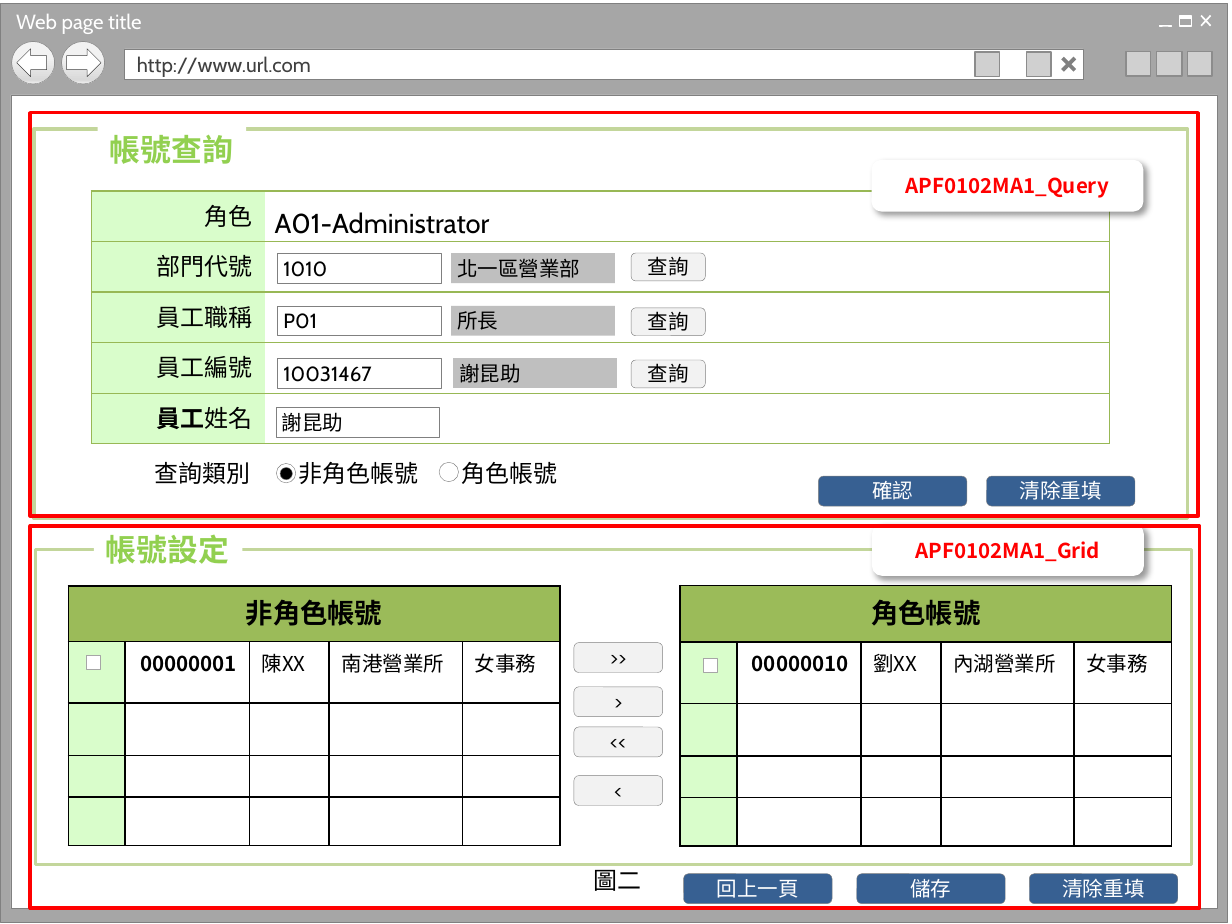
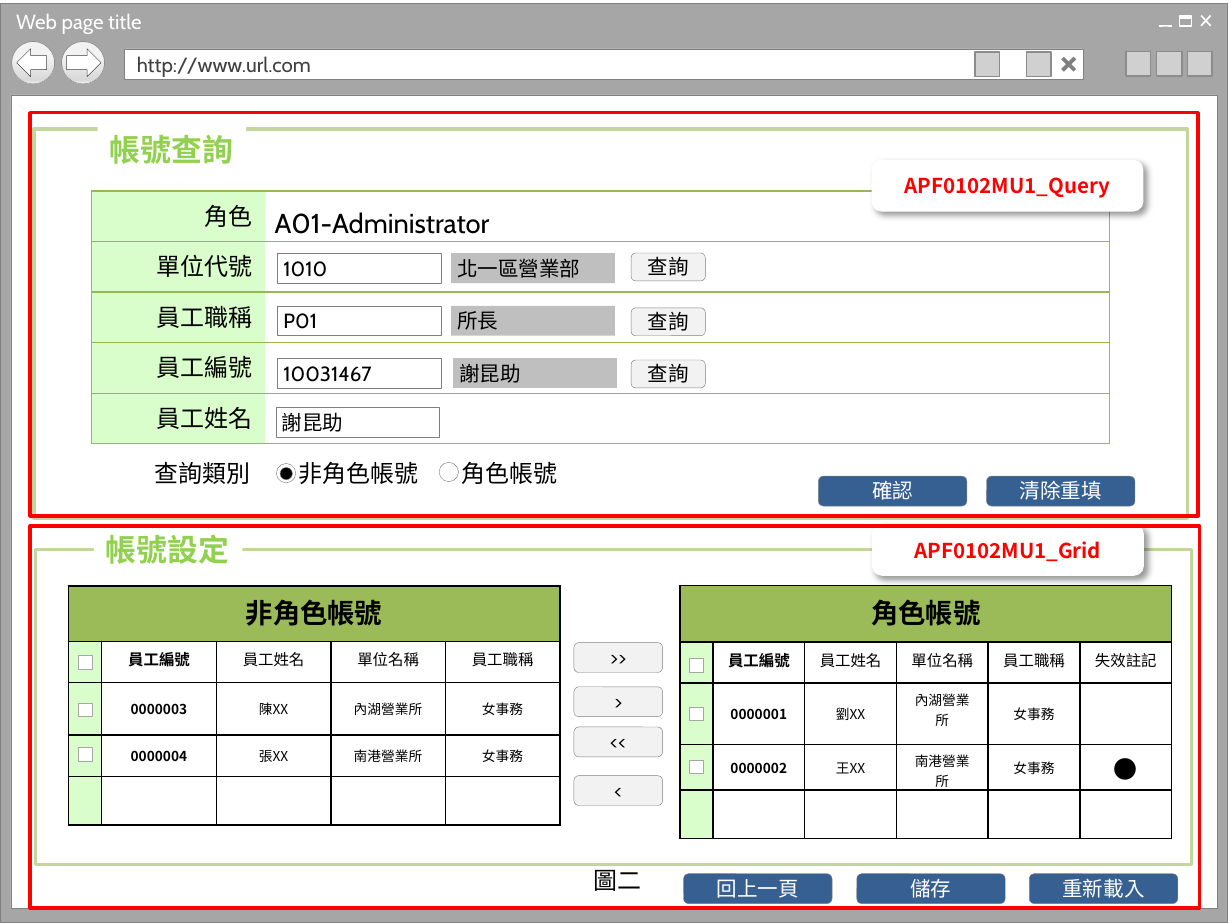
Before and after one commit to OldtreeChen/Suda3g, a slide deck: slide 18 of APF/UI/UI操作/UI 操作_1025.pptx. Drawn at 1232x924 pixels with LibreOffice and Linux fonts; fonts in the diff are those of the drawing; grey boxes stand for pictures; background and template pictures are left out. Boxes give left, top, right and bottom in pixels: in the first picture for what was removed or moved away, otherwise in the second. Text is boxed around its words. In the diff, an @@ line names an element or a change of style, - is before the commit and + after.

```diff
--- a/APF/UI/UI操作/UI 操作_1025.pptx
+++ b/APF/UI/UI操作/UI 操作_1025.pptx
@@ text in rounded rectangle at bbox=[905, 177, 1111, 198]: text changed @@
-APF0102MA1_Query
+APF0102MU1_Query
@@ table at bbox=[91, 191, 1110, 444] @@
-row 2, column 1: 部門代號
+row 2, column 1: 單位代號
@@ bold off in "員工姓名" @@
@@ text in rounded rectangle at bbox=[914, 541, 1101, 562]: text changed @@
-APF0102MA1_Grid
+APF0102MU1_Grid
@@ table at bbox=[69, 586, 561, 825] @@
-row 2:  | 00000001 | 陳XX | 南港營業所 | 女事務
+row 2:  | 員工編號 | 員工姓名 | 單位名稱 | 員工職稱
+row 3:  | 0000003 | 陳XX | 內湖營業所 | 女事務
+row 4:  | 0000004 | 張XX | 南港營業所 | 女事務
-row 4:  |  |  |  | 
-row 5:  |  |  |  | 
@@ table at bbox=[680, 585, 1169, 838] @@
-column 2:  | 00000010 |  |  | 
-column 3:  | 劉XX |  |  | 
-column 4:  | 內湖營業所 |  |  | 
-column 5:  | 女事務 |  |  | 
+column 2:  | 員工編號 | 0000001 | 0000002 | 
+column 3:  | 員工姓名 | 劉XX | 王XX | 
+column 4:  | 單位名稱 | 內湖營業所 | 南港營業所 | 
+column 5:  | 員工職稱 | 女事務 | 女事務 | 
+column 6:  | 失效註記 |  | ● | 
@@ rectangle: place and size @@
-rectangle at bbox=[86, 655, 101, 669]
+rectangle at bbox=[78, 655, 92, 669]
@@ rectangle: place and size @@
-rectangle at bbox=[703, 659, 718, 673]
+rectangle at bbox=[689, 659, 703, 673]
@@ rectangle added at bbox=[79, 703, 94, 717], fill #FFFFFF, outline #A6A6A6 0.25 pt @@
@@ rectangle added at bbox=[689, 707, 703, 721], fill #FFFFFF, outline #A6A6A6 0.25 pt @@
@@ rectangle added at bbox=[79, 748, 94, 761], fill #FFFFFF, outline #A6A6A6 0.25 pt @@
@@ rectangle added at bbox=[689, 760, 703, 774], fill #FFFFFF, outline #A6A6A6 0.25 pt @@
@@ text in rounded rectangle at bbox=[1062, 878, 1144, 898]: text changed @@
-清除重填
+重新載入
```
Also in this commit, not shown: 1 other slide changed.
